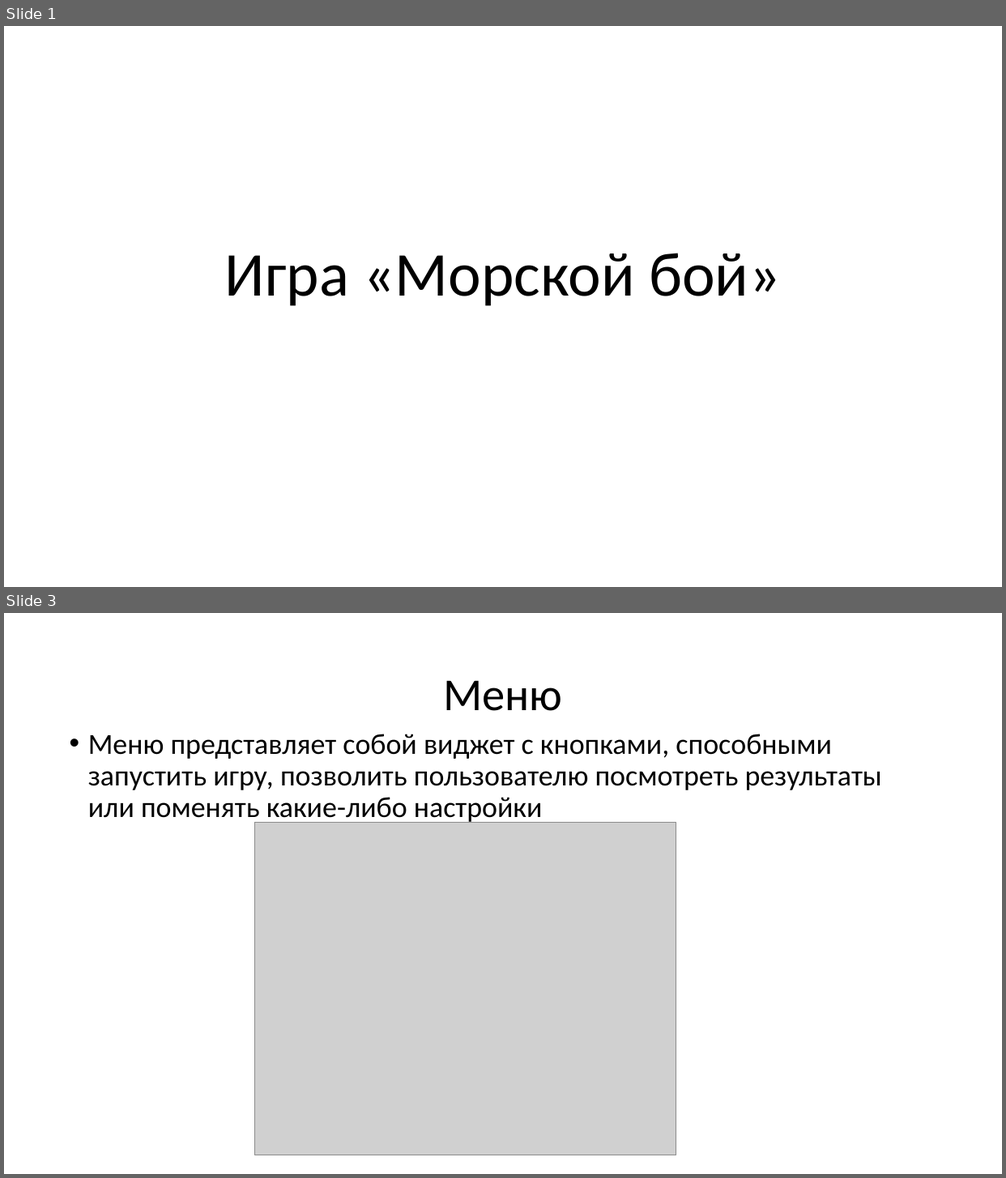
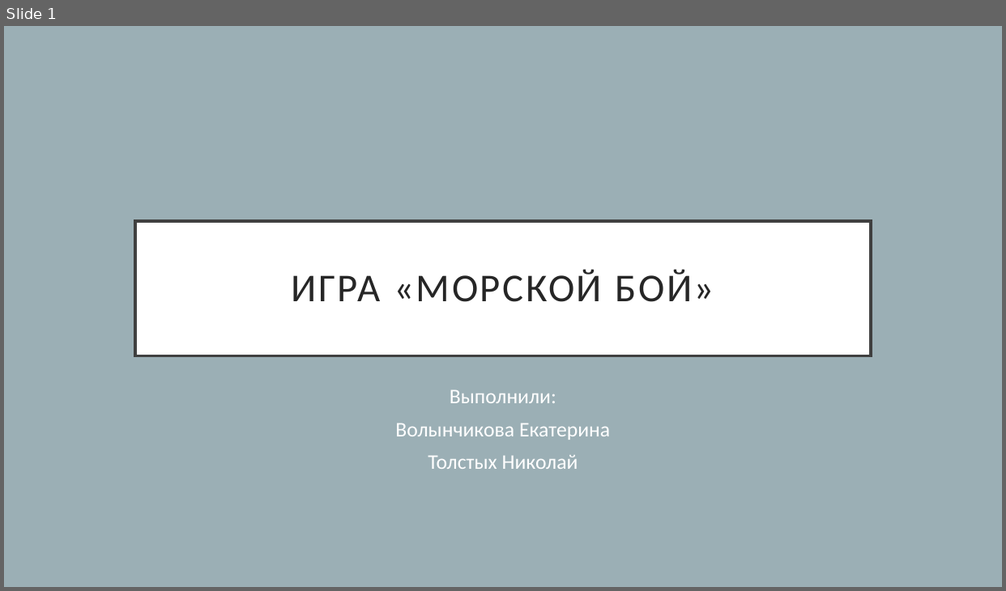
Before and after one commit to TheKolaysik/Game_MB, a slide deck: Igra_Morskoy_boy.pptx. Shown one above the other, each under a label of ours: slides 1 and 3 before the commit, slide 1 after it; the slides between them are not shown. The pictures are 1006x1178 and 1006x591 pixels, drawn with LibreOffice and Linux fonts; fonts in the diff are those of the drawing; grey boxes stand for pictures. Boxes give left, top, right and bottom in pixels: in the first picture for what was removed or moved away, otherwise in the second. Text is boxed around its words. In the diff, an @@ line names an element or a change of style, - is before the commit and + after.

```diff
--- a/Igra_Morskoy_boy.pptx
+++ b/Igra_Morskoy_boy.pptx
@@ slide 3 removed at (4,613,1002,1174), background #FFFFFF @@
@@ title removed at (443,680,562,711) @@
-Меню
@@ text removed at (88,734,882,824) @@
-• Меню представляет собой виджет с кнопками, способными запустить игру, позволить пользователю посмотреть результаты или поменять какие-либо настройки
@@ picture removed at (255,823,675,1156) @@
@@ slide 1 changed as well @@
@@ background #FFFFFF to #9BAFB5 @@
@@ title "ИГРА «МОРСКОЙ БОЙ»": place and size @@
-title "ИГРА «МОРСКОЙ БОЙ»" at (225,253,781,306)
+title "ИГРА «МОРСКОЙ БОЙ»" at (135,221,871,356)
@@ title "ИГРА «МОРСКОЙ БОЙ»" at (135,221,871,356): vertical alignment bottom to middle; fill none to #FFFFFF; outline none to #404040 3 pt @@
@@ title at (291,269,714,302): text changed; size 60 to 38 pt; text colour #000000 to #262626 @@
-Игра «Морской бой»
+ИГРА «МОРСКОЙ БОЙ»
@@ subtitle added at (395,390,610,469), 20 pt, text #FFFFFF @@
+Выполнили:
+Волынчикова Екатерина
+Толстых Николай
```
Also in this commit, not shown: 5 slides added, 1 other slide removed.
